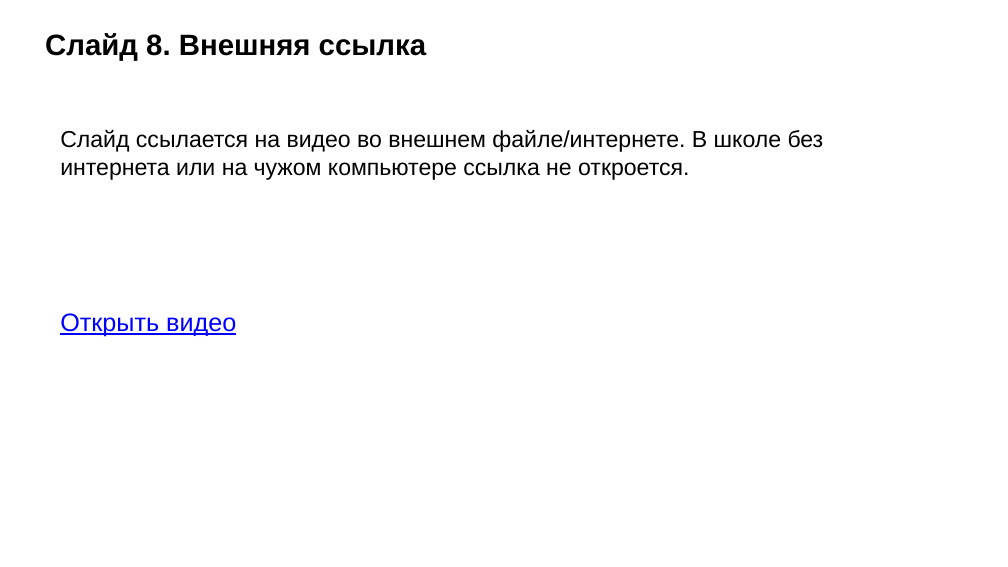
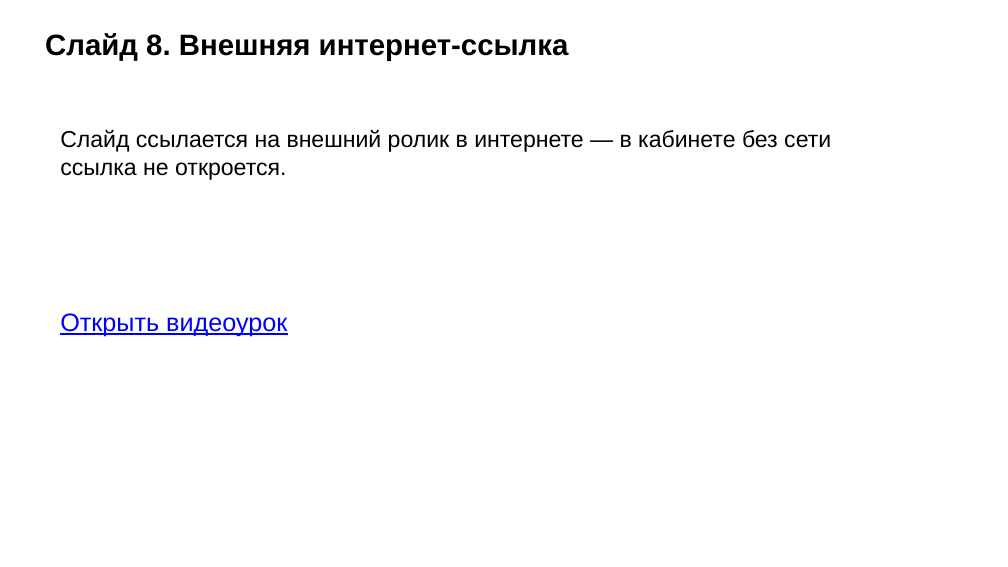
Before and after one commit to Dordschi/pptx-checker, a slide deck: slide 8 of test_files/broken.pptx. Drawn at 1008x567 pixels with LibreOffice and Linux fonts; fonts in the diff are those of the drawing. Boxes give left, top, right and bottom in pixels: in the first picture for what was removed or moved away, otherwise in the second. Text is boxed around its words. In the diff, an @@ line names an element or a change of style, - is before the commit and + after.

```diff
--- a/test_files/broken.pptx
+++ b/test_files/broken.pptx
@@ text at [45,33,569,61]: text changed @@
-Слайд 8. Внешняя ссылка
+Слайд 8. Внешняя интернет-ссылка
@@ text at [60,130,831,180]: text changed @@
-Слайд ссылается на видео во внешнем файле/интернете. В школе без интернета или на чужом компьютере ссылка не откроется.
+Слайд ссылается на внешний ролик в интернете — в кабинете без сети ссылка не откроется.
@@ text at [60,313,287,336]: text changed @@
-Открыть видео
+Открыть видеоурок
```
Also in this commit, not shown: 5 other slides changed, 2 slides added, 1 slide removed, 16 other files.
